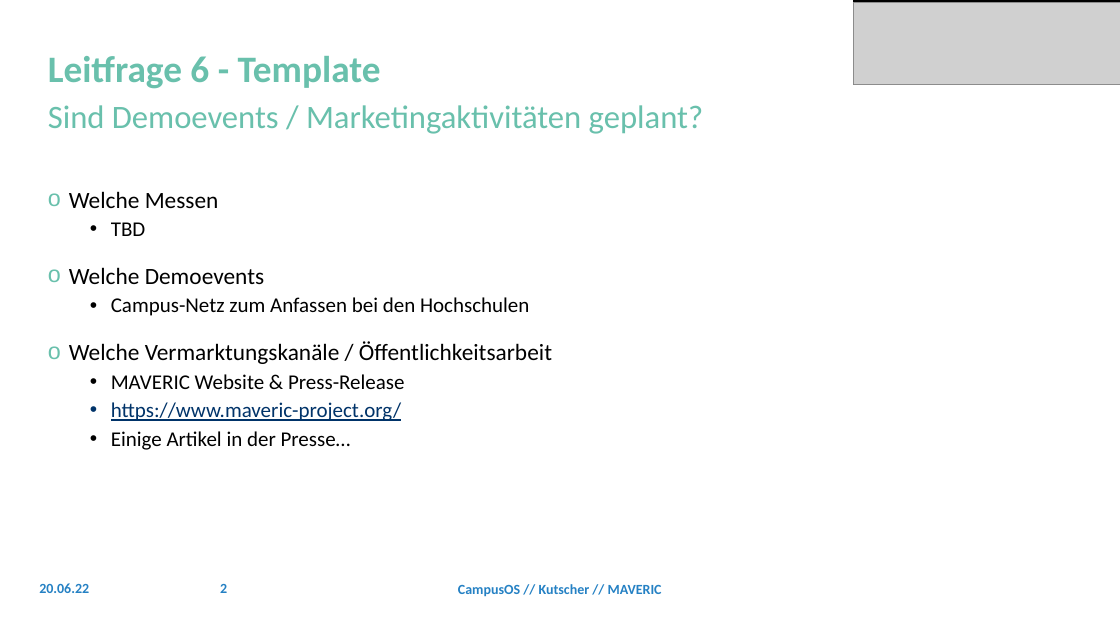
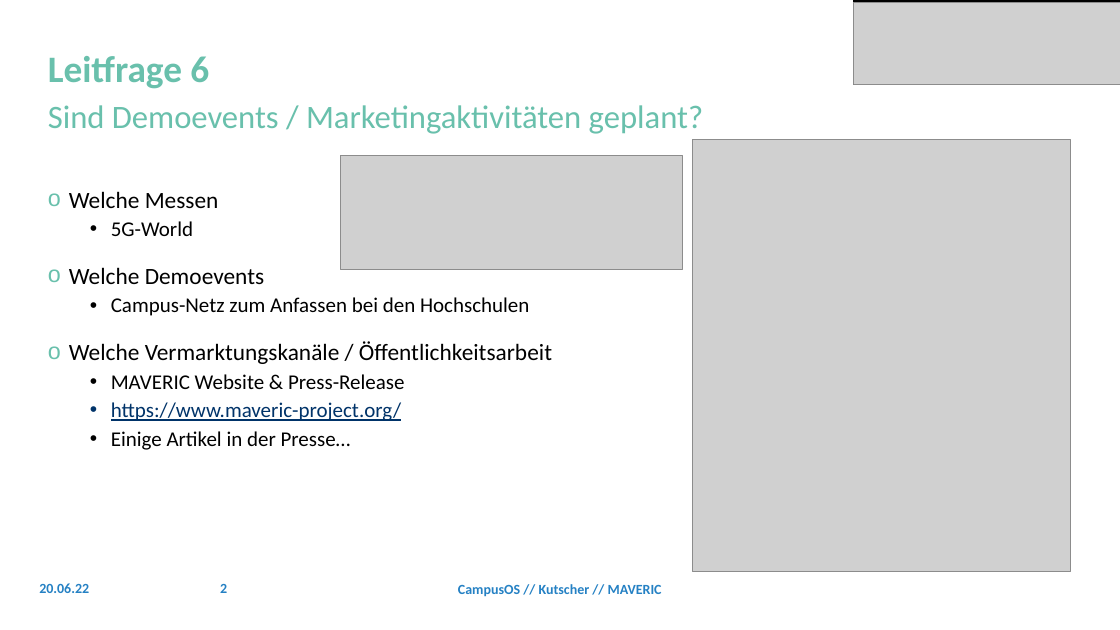
Before and after one commit to JKRhb/MAVERIC-Project.github.io, a slide deck: slide 2 of assets/share/campusos-workshop-2022-06-21/CampusOS_Satelliten-Workshop_2022 - Block 5u6_MAVERIC.pptx. Drawn at 1120x630 pixels with LibreOffice and Linux fonts; fonts in the diff are those of the drawing; grey boxes stand for pictures; background and template pictures are left out. Boxes give left, top, right and bottom in pixels: in the first picture for what was removed or moved away, otherwise in the second. Text is boxed around its words. In the diff, an @@ line names an element or a change of style, - is before the commit and + after.

```diff
--- a/assets/share/campusos-workshop-2022-06-21/CampusOS_Satelliten-Workshop_2022 - Block 5u6_MAVERIC.pptx
+++ b/assets/share/campusos-workshop-2022-06-21/CampusOS_Satelliten-Workshop_2022 - Block 5u6_MAVERIC.pptx
@@ title at bbox=[48, 56, 209, 89]: text changed @@
-Leitfrage 6 - Template
+Leitfrage 6
@@ picture added at bbox=[692, 139, 1070, 571] @@
@@ picture added at bbox=[341, 155, 682, 270] @@
@@ text at bbox=[111, 221, 193, 236]: text changed @@
-  • TBD
+  • 5G-World
```
Also in this commit, not shown: 1 other file.
